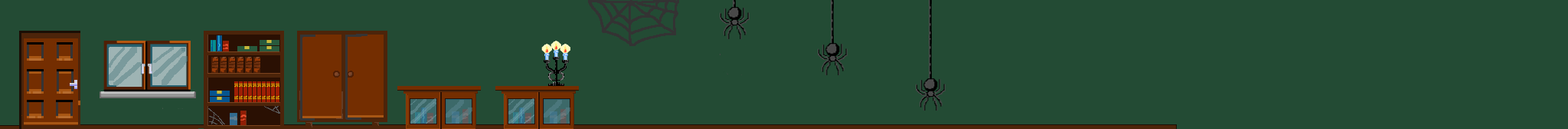
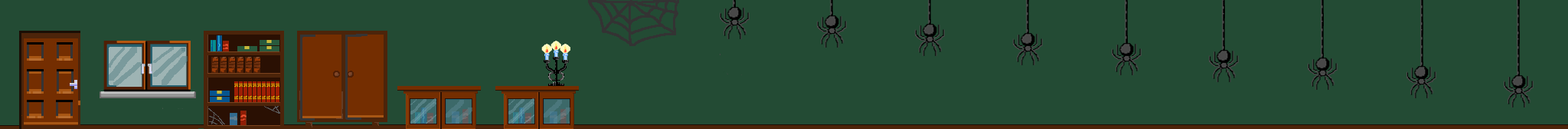
Layer changes from the first 1568 × 129 image to the second:
painted on "Background" over [816, 0, 1568, 129]
